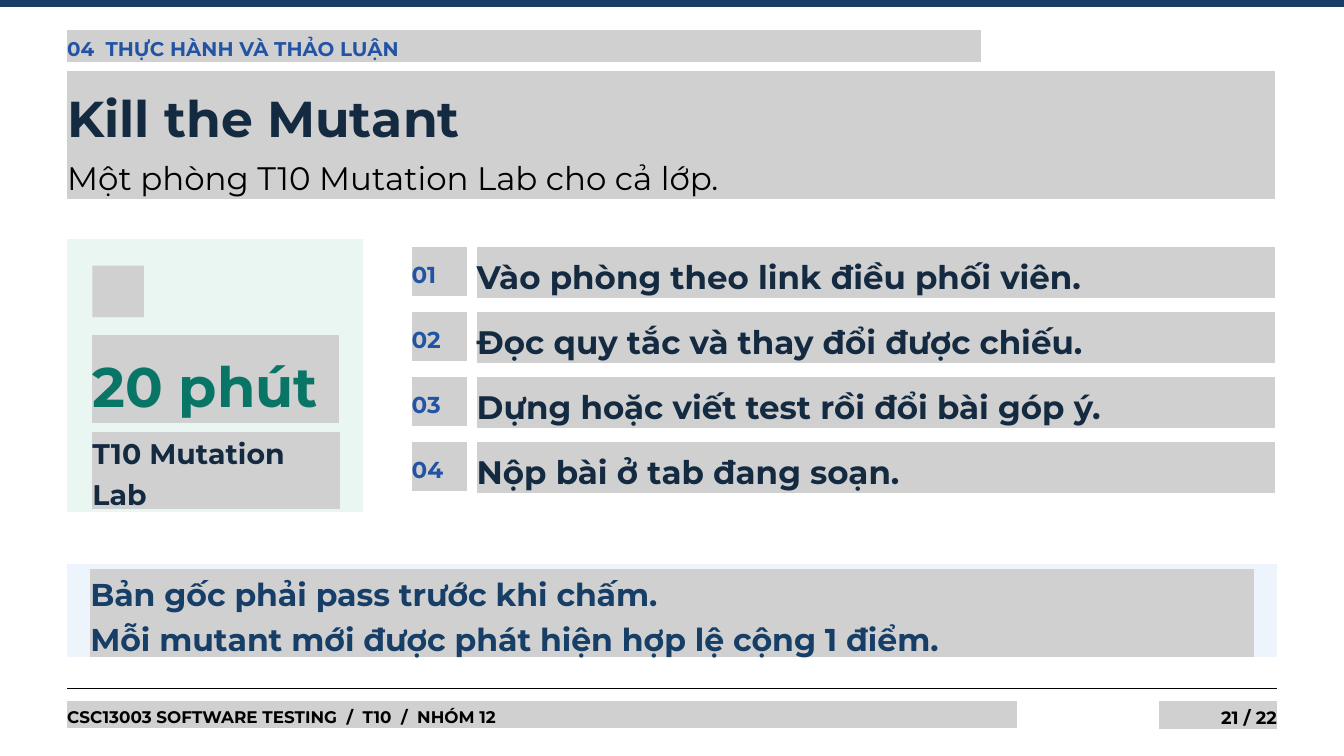
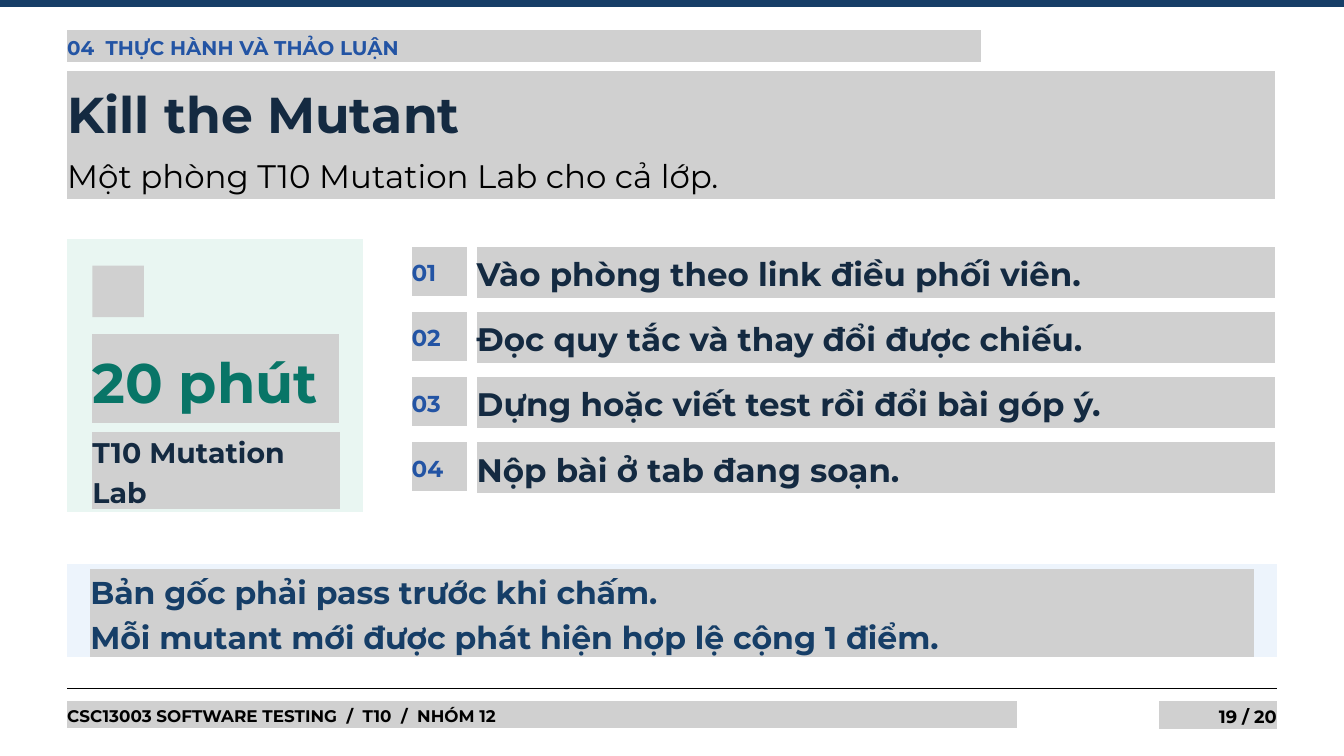
Before and after one commit to tkob-team/T10_Mutation_Testing_and_Test_Effectiveness, a slide deck: slide 19 of submission/w13/T10_Mutation_Testing_Slides.pptx (slide 21 before the commit). Drawn at 1344x756 pixels with LibreOffice and Linux fonts; fonts in the diff are those of the drawing; grey boxes stand for pictures. Boxes give left, top, right and bottom in pixels: in the first picture for what was removed or moved away, otherwise in the second. Text is boxed around its words. In the diff, an @@ line names an element or a change of style, - is before the commit and + after.

```diff
--- a/submission/w13/T10_Mutation_Testing_Slides.pptx
+++ b/submission/w13/T10_Mutation_Testing_Slides.pptx
@@ text "Kill the Mutant" at bbox=[67, 93, 460, 134]: line spacing 1.2 to 77.8pt @@
@@ text "01" at bbox=[412, 264, 437, 282]: line spacing 1.2 to 35.6pt @@
@@ text "20 phút" at bbox=[92, 361, 318, 414]: line spacing 1.2 to 85.8pt @@
@@ text "02" at bbox=[412, 329, 441, 347]: line spacing 1.2 to 35.6pt @@
@@ picture added at bbox=[411, 312, 467, 361] @@
@@ picture added at bbox=[93, 335, 339, 423] @@
@@ text "T10 Mutation Lab" at bbox=[92, 440, 284, 503]: line spacing 1.2 to 43.7pt @@
@@ line spacing 1.2 to 50.2pt in 5 elements at bbox=[67, 162, 719, 195], bbox=[477, 322, 1083, 358], bbox=[477, 259, 1081, 293], bbox=[477, 388, 1101, 423], bbox=[477, 455, 899, 489] @@
@@ text "Bản gốc phải pass trước ..." at bbox=[90, 578, 938, 656]: line spacing 1.2 to 48.6pt @@
@@ text at bbox=[1219, 710, 1277, 723]: text changed @@
-21 / 22
+19 / 20
```
Also in this commit, not shown: 14 other slides changed, 5 slides added, 7 slides removed, 5 other files.
